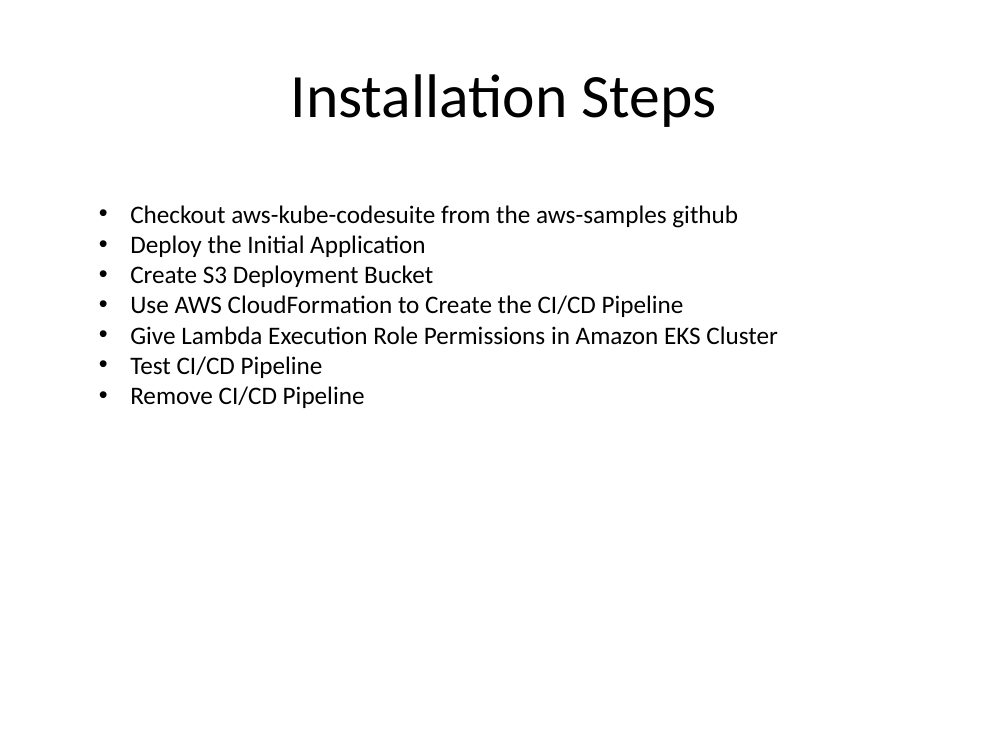
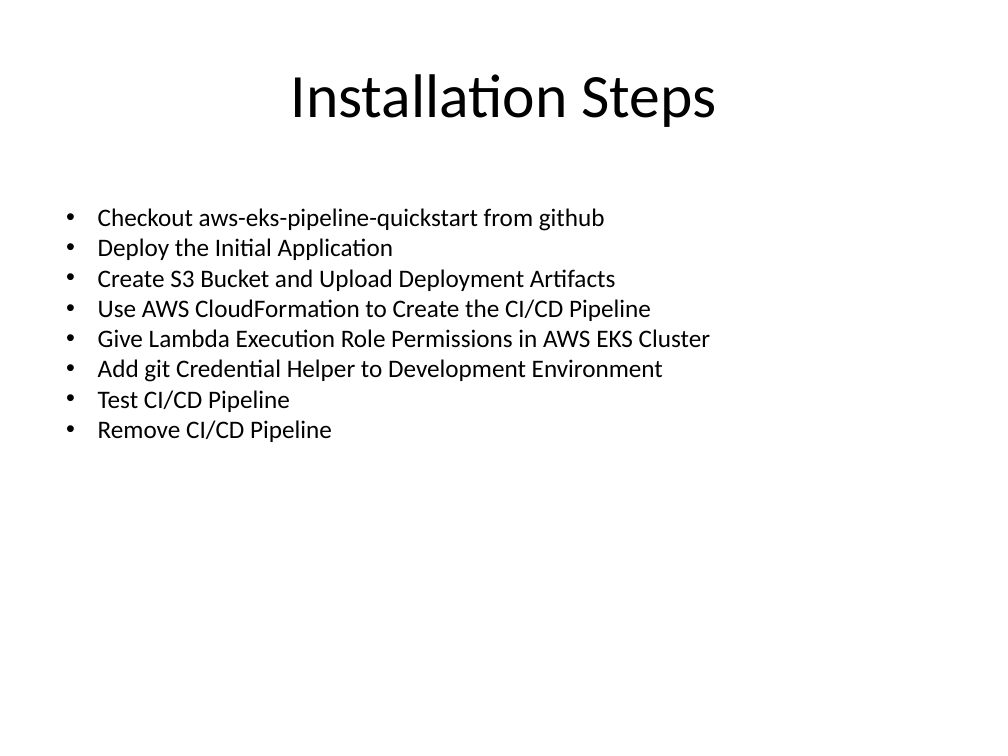
Before and after one commit to kskalvar/aws-eks-pipeline-quickstart, a slide deck: slide 8 of slides/AWS-EKS-Pipeline-QuickStart.pptx (slide 6 before the commit). Drawn at 1008x756 pixels with LibreOffice and Linux fonts; fonts in the diff are those of the drawing; background and template pictures are left out. Boxes give left, top, right and bottom in pixels: in the first picture for what was removed or moved away, otherwise in the second. Text is boxed around its words. In the diff, an @@ line names an element or a change of style, - is before the commit and + after.

```diff
--- a/slides/AWS-EKS-Pipeline-QuickStart.pptx
+++ b/slides/AWS-EKS-Pipeline-QuickStart.pptx
@@ text "Checkout aws-eks-pipeline-quickstart from github": place and size @@
-text "Checkout aws-eks-pipeline-quickstart from github" at bbox=[130, 205, 777, 408]
+text "Checkout aws-eks-pipeline-quickstart from github" at bbox=[98, 208, 710, 442]
@@ text at bbox=[98, 208, 605, 231]: text changed @@
-• Checkout aws-kube-codesuite from the aws-samples github
+• Checkout aws-eks-pipeline-quickstart from github
@@ text at bbox=[98, 269, 616, 291]: text changed @@
-• Create S3 Deployment Bucket
+• Create S3 Bucket and Upload Deployment Artifacts
@@ text at bbox=[98, 329, 710, 382]: text changed @@
-• Give Lambda Execution Role Permissions in Amazon EKS Cluster
+• Give Lambda Execution Role Permissions in AWS EKS Cluster
+• Add git Credential Helper to Development Environment
```
Also in this commit, not shown: 7 other slides changed, 2 slides added, 1 other file.
